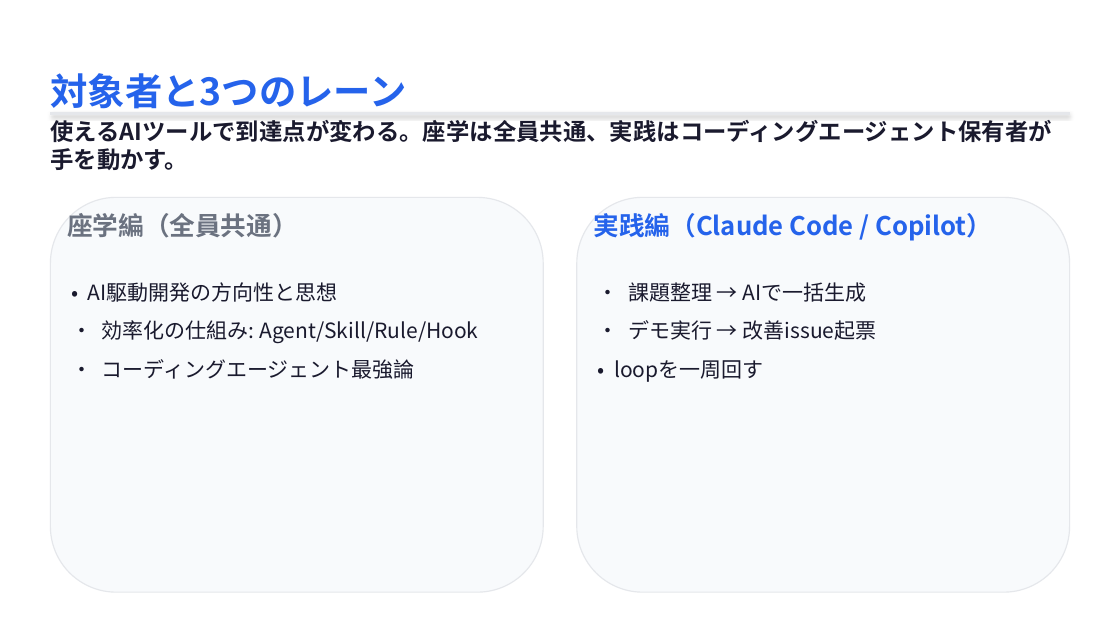
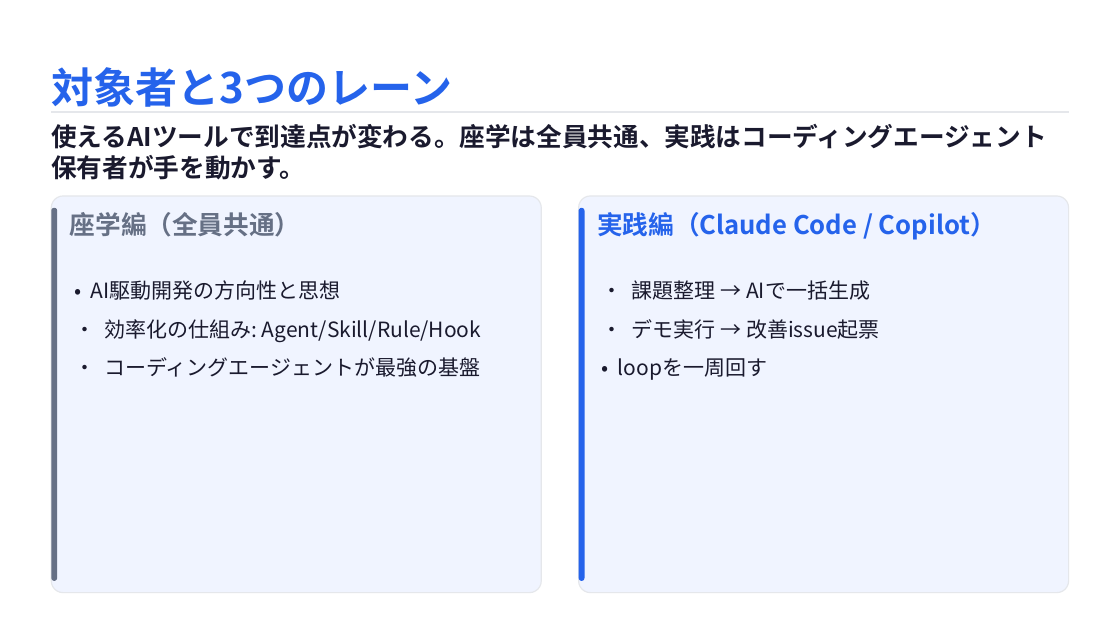
Before and after one commit to masaya-ueki/life-os, a slide deck: slide 3 of domains/presentation/decks/ai-driven-handson/ai-driven-handson.pptx. Drawn at 1120x630 pixels with LibreOffice and Linux fonts; fonts in the diff are those of the drawing. Boxes give left, top, right and bottom in pixels: in the first picture for what was removed or moved away, otherwise in the second. Text is boxed around its words. In the diff, an @@ line names an element or a change of style, - is before the commit and + after.

```diff
--- a/domains/presentation/decks/ai-driven-handson/ai-driven-handson.pptx
+++ b/domains/presentation/decks/ai-driven-handson/ai-driven-handson.pptx
@@ text "対象者と3つのレーン" at [51, 67, 452, 107]: size 32 to 36 pt @@
@@ text "使えるAIツールで到達点が変わる。座学は全員共通、実践はコーディングエージェント保有者が手を動かす。" at [51, 124, 1046, 180]: size 20 to 22 pt @@
@@ rounded rectangle at [51, 196, 541, 592]: fill #F8FAFC to #F0F4FF; proportions changed @@
@@ rounded rectangle added at [51, 208, 57, 581], fill #667085 @@
@@ text "座学編（全員共通）" at [70, 212, 301, 237]: text colour #6B7280 to #667085 @@
@@ rounded rectangle at [579, 196, 1069, 592]: fill #F8FAFC to #F0F4FF; proportions changed @@
@@ rounded rectangle added at [579, 208, 585, 581], fill #2563EB @@
@@ text "実践編（Claude Code / Copilot）": place and size @@
-text "実践編（Claude Code / Copilot）" at [594, 213, 992, 241]
+text "実践編（Claude Code / Copilot）" at [597, 212, 996, 240]
@@ text "• 課題整理 → AIで一括生成" at [618, 280, 880, 380]: indent changed @@
@@ text at [91, 280, 481, 342]: indent changed @@
@@ text at [104, 357, 480, 377]: text changed @@
-• コーディングエージェント最強論
+• コーディングエージェントが最強の基盤
```
Also in this commit, not shown: 18 other slides changed, 5 slides added, 3 slides removed, 2 other files.
